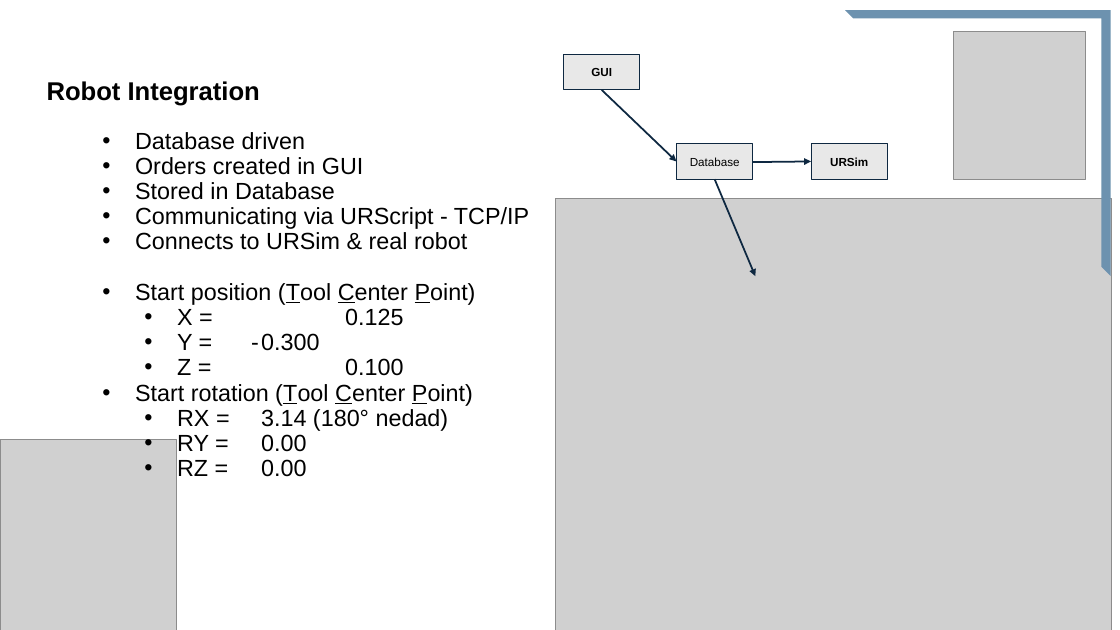
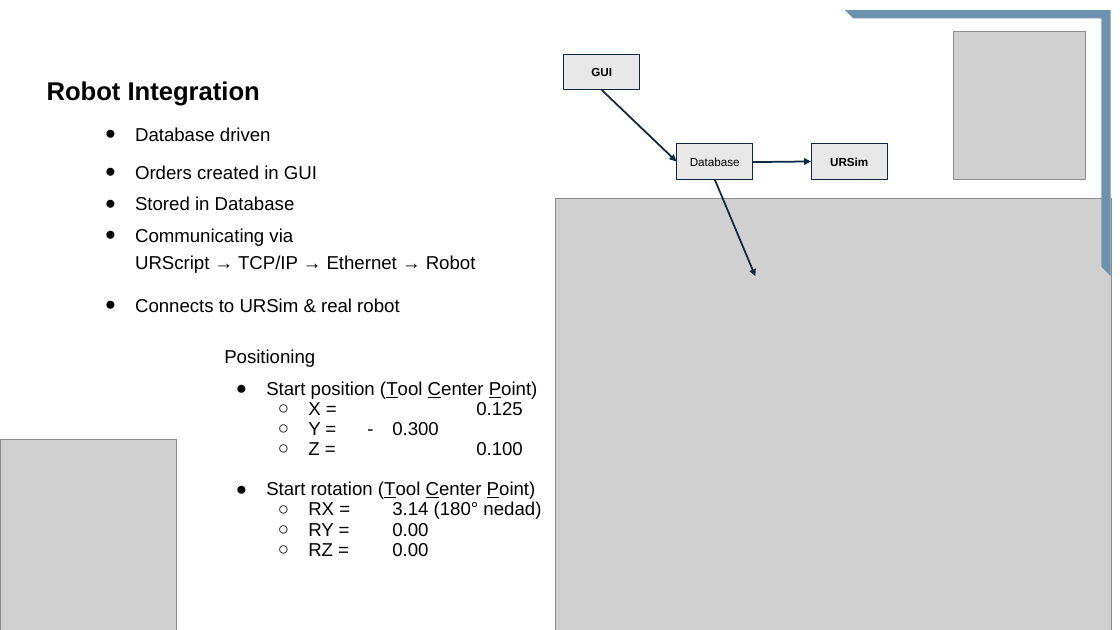
Before and after one commit to Marius36912/InventorySystem2-kopi, a slide deck: slide 14 of Doc/Præsentation grp. 1.pptx (slide 13 before the commit). Drawn at 1120x630 pixels with LibreOffice and Linux fonts; fonts in the diff are those of the drawing; grey boxes stand for pictures. Boxes give left, top, right and bottom in pixels: in the first picture for what was removed or moved away, otherwise in the second. Text is boxed around its words. In the diff, an @@ line names an element or a change of style, - is before the commit and + after.

```diff
--- a/Doc/Præsentation grp. 1.pptx
+++ b/Doc/Præsentation grp. 1.pptx
@@ text at [135,127,399,313]: size 20 to 16 pt in "Database driven", "Orders created in GUI", "Stored in Database", "Connects to URSim & real robot"; bullet • to ●; line spacing 0.9 to 0.7; more space between paragraphs @@
@@ text at [135,228,476,273]: text changed; size 20 to 16 pt @@
-• Communicating via URScript - TCP/IP
+● Communicating via
+URScript → TCP/IP → Ethernet → Robot
@@ text at [135,283,476,477]: paragraphs removed @@
-• Start position (Tool Center Point)
-  • X = 0.125
-  • Y = - 0.300
-  • Z = 0.100
-• Start rotation (Tool Center Point)
-  • RX = 3.14 (180° nedad)
-  • RY = 0.00
-  • RZ = 0.00
@@ text added at [224,349,541,557], 16 pt, text #000000 @@
+Positioning
+● Start position (Tool Center Point)
+  ○ X = 0.125
+  ○ Y = - 0.300
+  ○ Z = 0.100
+● Start rotation (Tool Center Point)
+  ○ RX = 3.14 (180° nedad)
+  ○ RY = 0.00
+  ○ RZ = 0.00
```
Also in this commit, not shown: 13 other slides changed, 5 slides added, 2 slides removed, 1 other file.
